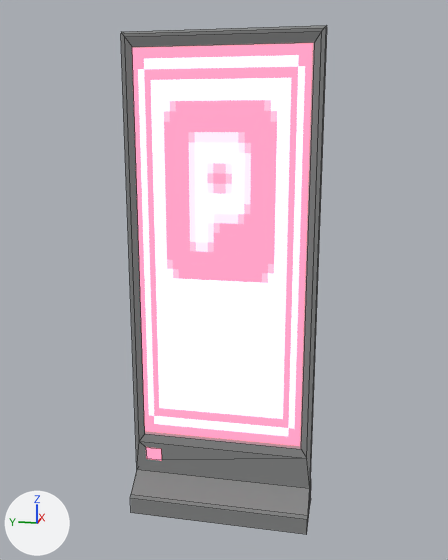
An edit to the Blender file maps/New styles/Dimensional/Andrea/parking kiosk UV.blend, drawn before and after from the same camera.
The view is the same before and after, from a camera (50 mm lens) standing at (-6.005, -1.217, 4.066) and looking at (0.027, -0.011, 2.558). Arrows for +X, +Y and +Z are at lower left; the lights stay in place. Mesh edges are drawn as thin lines.
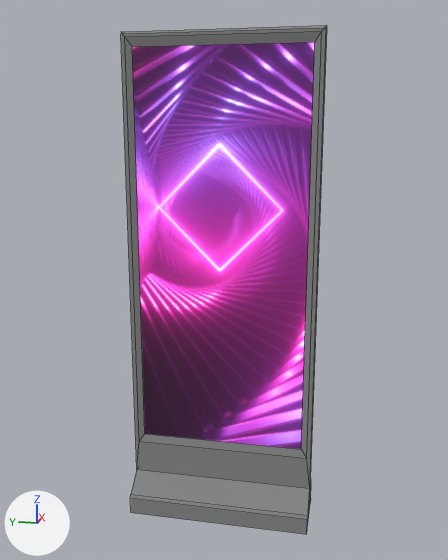
Where the newer file only moved an object's origin or applied its transform, the numbers keep the older frame.

Where the change shows, as pixel boxes (x1, y1, x2, y2) in the pictures (448 x 560 px):
'Cube.001', surface changed, reshaped: (121, 25, 327, 535) in both
part 1 of me_cube_001, cut back: (137, 441, 309, 488) in both
part 2 of me_cube_001, surface changed: (129, 39, 318, 452) in both

Edits to the bpy script that builds the scene:
```text
Add img_parking_kiosk_texture_png:
    img_parking_kiosk_texture_png = load_image('parking kiosk Texture.png', 'parking kiosk Texture.png', 1024, 1024, 'sRGB')
Change mat_parking_001:
    where n4 = _N.new('ShaderNodeTexImage'); n4.name = 'Image Texture'
    n4.image: img_parking_png_001 -> img_parking_kiosk_texture_png
Change me_cube_001:
    used by ob_cube_001; location = (0.0, 0.0, 0.08); scale = (1.2, 1.2, 1.2)
    verts and faces of me_cube_001; kept vertices keep their numbers, new ones are numbered from 38
    before: 18 (-0.08, 0.8, 0.24) at pixel (136, 469), 19 (-0.08, -0.8, 0.24) at pixel (309, 488), 20 (-0.08, 0.76, 0.53) at pixel (139, 441), 21 (-0.08, -0.76, 0.53) at pixel (306, 458), 24 (-0.08, 0.7, 0.48) at pixel (145, 447)
    before: 25 (-0.08, 0.55, 0.48) at pixel (161, 448), 26 (-0.08, 0.55, 0.36) at pixel (161, 460), 27 (-0.08, 0.7, 0.36) at pixel (146, 458)
    remove me_cube_001.from_pydata(...)  # 38 vertices, 32 faces; spans x -0.27..0.27, y -0.8..0.8, z -0.08..4.06
    add me_cube_001.from_pydata(...)  # 34 vertices, 30 faces; spans x -0.27..0.27, y -0.8..0.8, z -0.08..4.06
    me_cube_001 part 1
    add delete_vertices([*range(24, 28)])  # with the faces that use them
    add faces += [(18, 19, 21, 20)]  # mat_grey_plastic_001 (grey #878888)
    me_cube_001 part 2: 29 kept faces spanning x -0.27..0.27, y -0.8..0.8, z -0.08..4.06 get new texture (UV) coordinates
```
